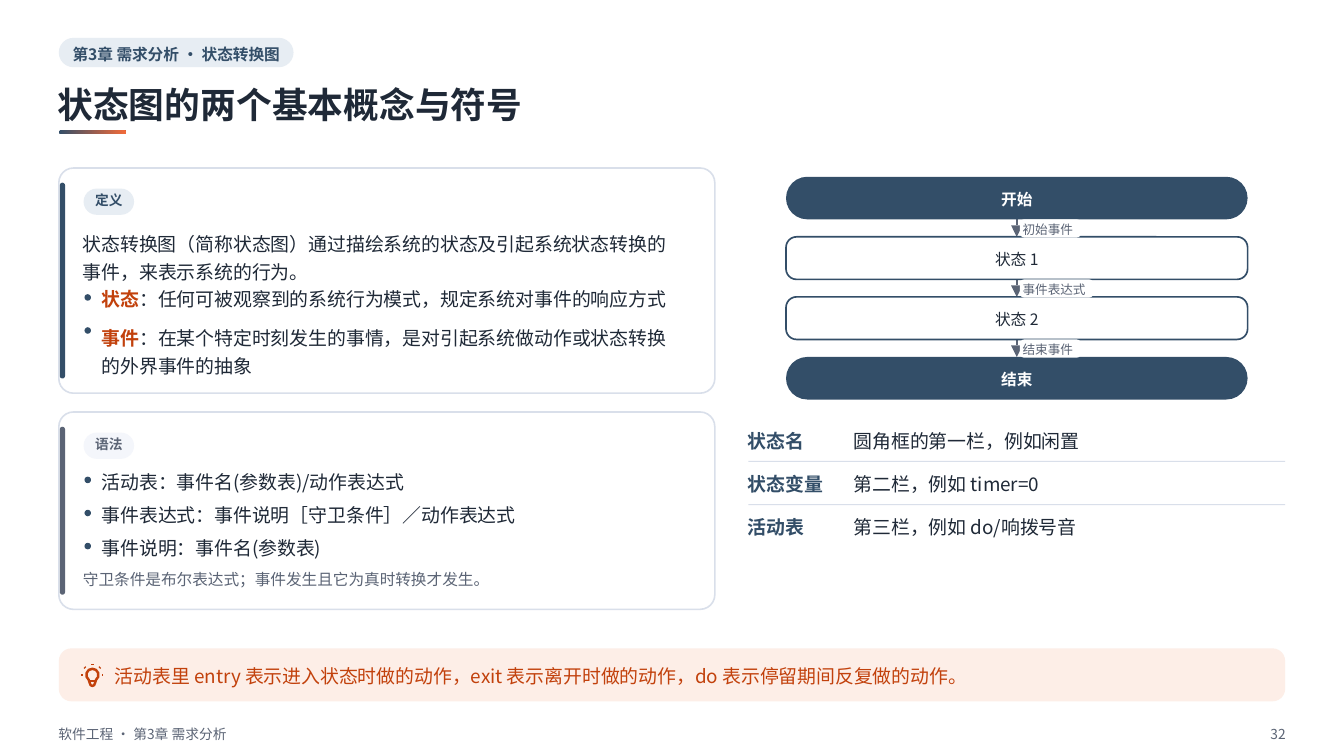
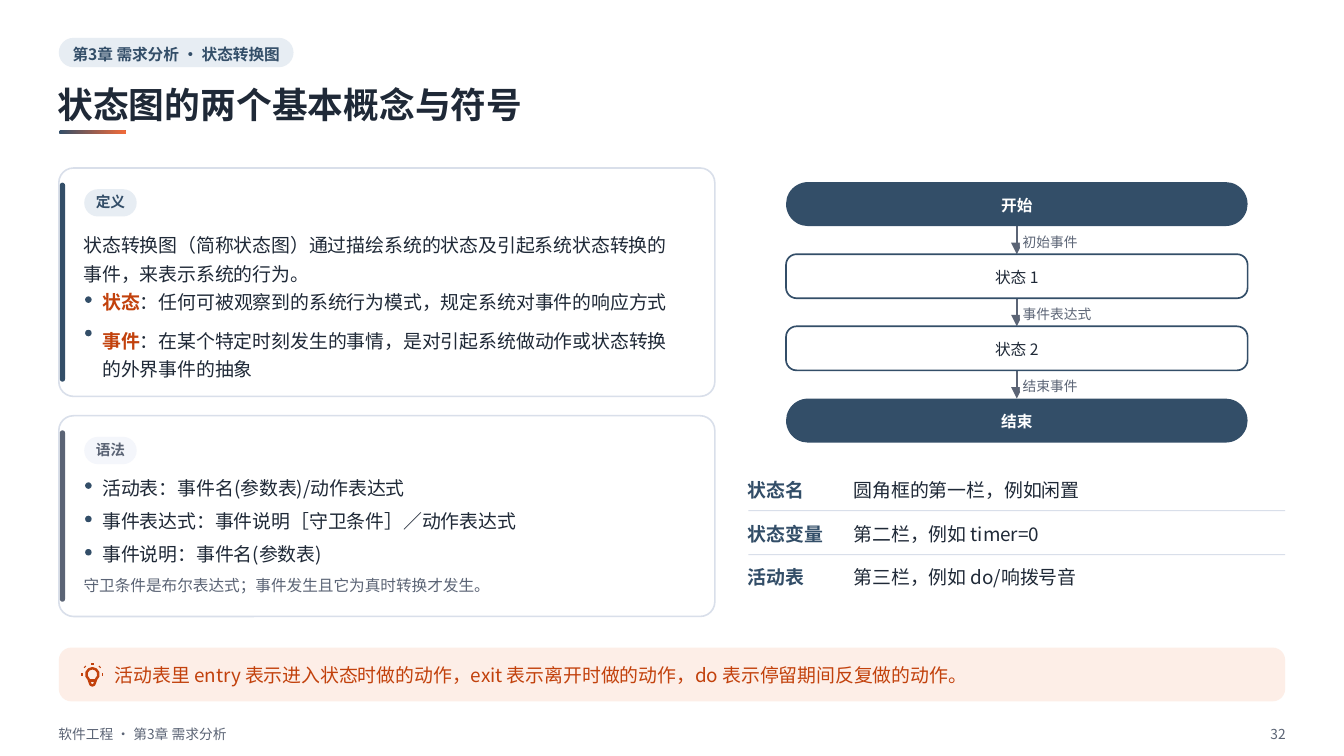
Before and after one commit to sweetcornna/JLU-remake, a slide deck: slide 32 of 大三上/软件工程/重制版PPT/第3章 需求分析（重制版）.pptx. Drawn at 1344x756 pixels with LibreOffice and Linux fonts; fonts in the diff are those of the drawing. Boxes give left, top, right and bottom in pixels: in the first picture for what was removed or moved away, otherwise in the second. Text is boxed around its words. In the diff, an @@ line names an element or a change of style, - is before the commit and + after.

Commit message:
五份讲义版面收尾：软件工程第 3、13 章，回溯法，Cache 性能，支持向量机
补留白的同时改了几处内容。软件工程第 13 章的甘特图按工序重算，源课件把刷漆画成连续一条、22 小时完工，实际要 23 小时，教材后文也这样更正过。第 3 章的可达标识树补上源课件漏画的 t5 分支，ER 图属性符号按教材改为椭圆或圆角矩形。支持向量机第 6 章改掉讲义自己画错的两处：分隔线端点误录，导致一个 C1 点落到了 C2 那侧；坐标轴标号与映射公式矛盾。A、B 两门课的副本一起更新。

```diff
--- a/大三上/软件工程/重制版PPT/第3章 需求分析（重制版）.pptx
+++ b/大三上/软件工程/重制版PPT/第3章 需求分析（重制版）.pptx
@@ rounded rectangle: place and size @@
-rounded rectangle at (58, 168, 715, 393)
+rounded rectangle at (58, 168, 715, 397)
@@ text "定义" at (96, 194, 125, 208): size 9.8 to 10.5 pt @@
@@ freeform shape: place and size @@
-freeform shape at (1017, 219, 1018, 225)
+freeform shape at (1017, 226, 1018, 242)
@@ rounded rectangle: place and size @@
-rounded rectangle at (1020, 220, 1081, 238)
+rounded rectangle at (1020, 231, 1086, 251)
@@ text "初始事件": place and size @@
-text "初始事件" at (1023, 223, 1073, 238)
+text "初始事件" at (1023, 235, 1078, 248)
@@ rounded rectangle: place and size @@
-rounded rectangle at (786, 237, 1248, 279)
+rounded rectangle at (786, 254, 1248, 298)
@@ text "状态 1": place and size @@
-text "状态 1" at (995, 251, 1039, 267)
+text "状态 1" at (995, 269, 1039, 285)
@@ freeform shape: place and size @@
-freeform shape at (1011, 226, 1022, 237)
+freeform shape at (1011, 243, 1022, 254)
@@ freeform shape: place and size @@
-freeform shape at (1017, 279, 1018, 285)
+freeform shape at (1017, 298, 1018, 315)
@@ 1 text, 1 freeform shape, 1 rounded rectangle: place and size @@
-1 text, 1 freeform shape, 1 rounded rectangle at (786, 285, 1248, 340)
+1 text, 1 freeform shape, 1 rounded rectangle at (786, 315, 1248, 371)
@@ rounded rectangle: place and size @@
-rounded rectangle at (1020, 279, 1094, 297)
+rounded rectangle at (1020, 302, 1099, 323)
@@ text "事件表达式": place and size @@
-text "事件表达式" at (1023, 283, 1086, 298)
+text "事件表达式" at (1023, 307, 1092, 320)
@@ freeform shape: place and size @@
-freeform shape at (1017, 340, 1018, 346)
+freeform shape at (1017, 370, 1018, 387)
@@ proportions changed in 7 elements at (58, 168, 715, 397), (58, 415, 715, 616), (786, 254, 1248, 298), (1020, 231, 1086, 251), (786, 327, 1248, 371), (1020, 302, 1099, 323), (1020, 375, 1086, 395) @@
@@ rounded rectangle: place and size @@
-rounded rectangle at (1020, 340, 1081, 358)
+rounded rectangle at (1020, 375, 1086, 395)
@@ size 9 to 9.8 pt in 3 elements at (1023, 235, 1078, 248), (1023, 307, 1092, 320), (1023, 379, 1078, 392) @@
@@ text "结束事件": place and size @@
-text "结束事件" at (1023, 343, 1073, 358)
+text "结束事件" at (1023, 379, 1078, 392)
@@ 1 text, 1 freeform shape, 1 rounded rectangle: place and size @@
-1 text, 1 freeform shape, 1 rounded rectangle at (786, 346, 1248, 399)
+1 text, 1 freeform shape, 1 rounded rectangle at (786, 387, 1248, 443)
@@ 5 texts, 4 rounded rectangles, 3 ellipses: place and size @@
-5 texts, 4 rounded rectangles, 3 ellipses at (58, 176, 1248, 610)
+5 texts, 4 rounded rectangles, 3 ellipses at (58, 182, 1248, 616)
@@ text "语法" at (96, 442, 125, 456): size 9.8 to 10.5 pt @@
@@ 6 texts, 2 rectangles: place and size @@
-6 texts, 2 rectangles at (748, 431, 1286, 538)
+6 texts, 2 rectangles at (748, 480, 1286, 588)
```
Also in this commit, not shown: 25 other slides changed, 5 other files.
